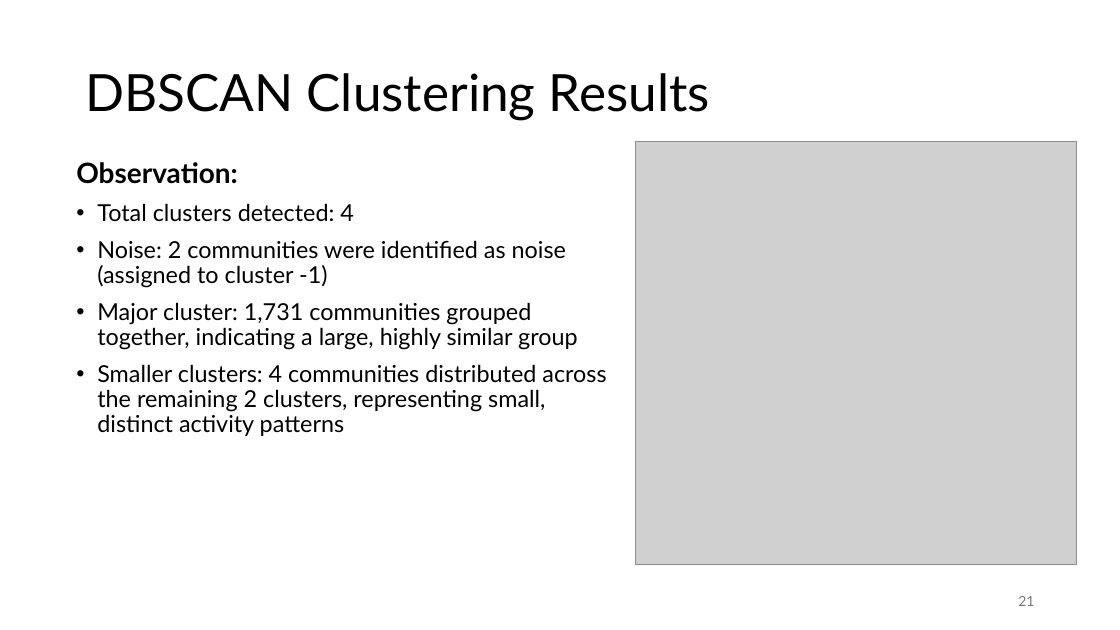
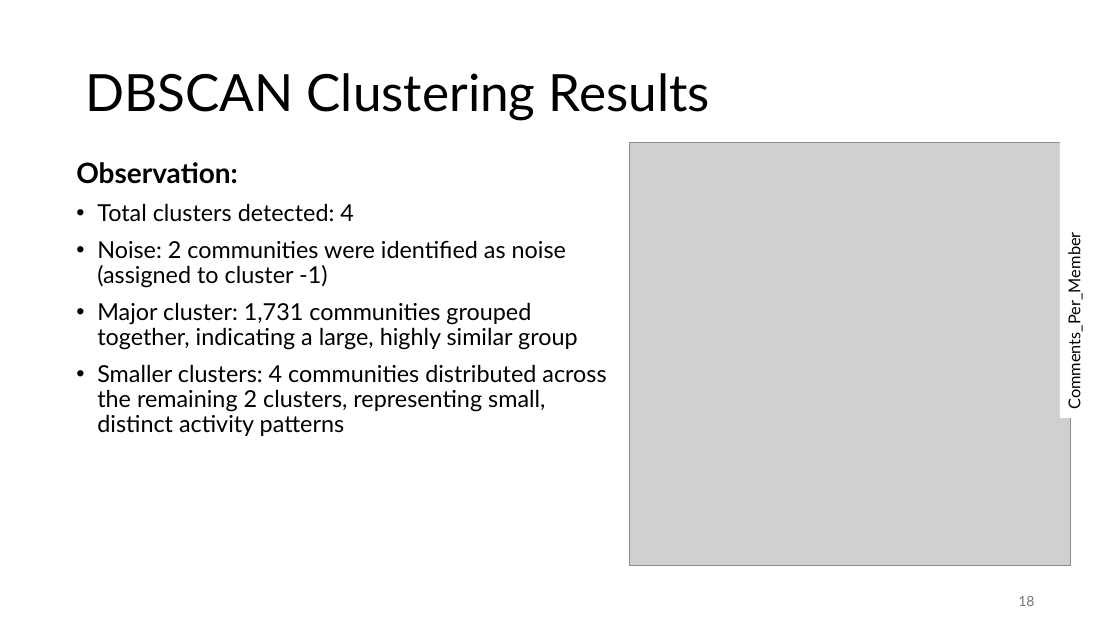
Before and after one commit to jonas-blum/data-mining-1, a slide deck: slide 18 of project/project-presentation-group51.pptx (slide 21 before the commit). Drawn at 1120x630 pixels with LibreOffice and Linux fonts; fonts in the diff are those of the drawing; grey boxes stand for pictures. Boxes give left, top, right and bottom in pixels: in the first picture for what was removed or moved away, otherwise in the second. Text is boxed around its words. In the diff, an @@ line names an element or a change of style, - is before the commit and + after.

```diff
--- a/project/project-presentation-group51.pptx
+++ b/project/project-presentation-group51.pptx
@@ rectangle added at (x1=1060, y1=34, x2=1089, y2=418), fill #FFFFFF, 14 pt, text #000000 @@
+Comments_Per_Member
@@ picture moved from (x1=635, y1=142, x2=1076, y2=565) to (x1=629, y1=143, x2=1070, y2=566) @@
@@ page number at (x1=1018, y1=596, x2=1034, y2=606): text changed @@
-21
+18
```
Also in this commit, not shown: 11 other slides changed, 3 slides removed, 6 other files.
